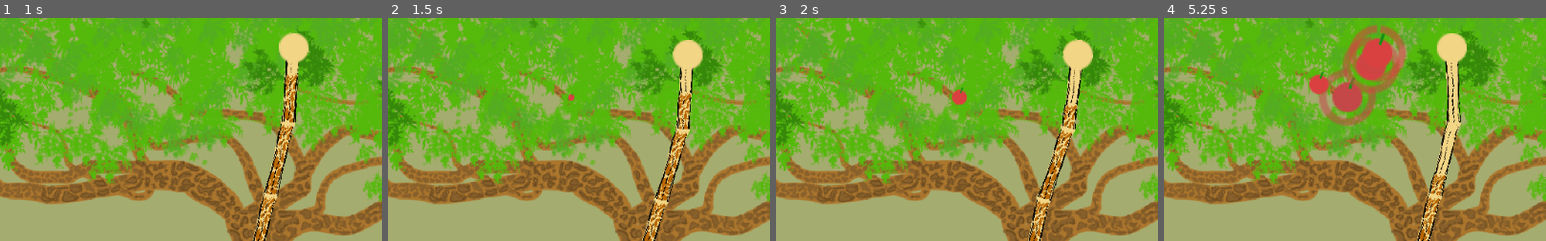
Above: before the commit, frames 1-4 (left to right).
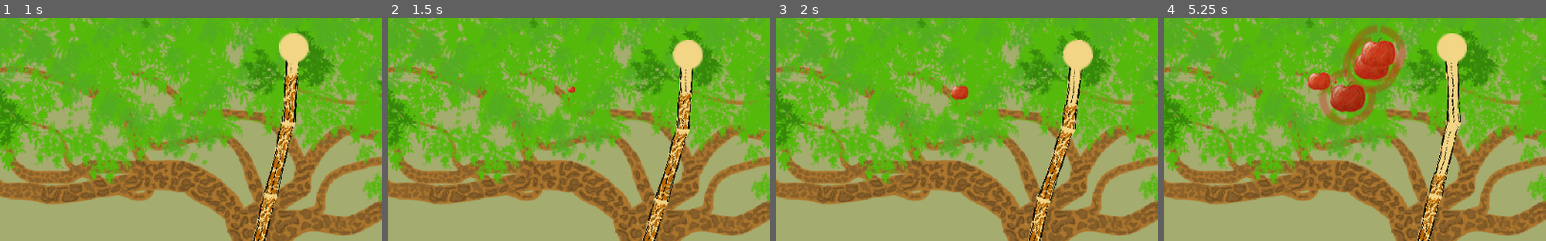
Above: after the commit, the same moments.

Repository: AnJ95/tectonicGiraffe
Game: Godot game, scene res://main/Main.tscn
Same seed, same stepped clock (60 frames per second), same inputs: the game is played once before the commit and once after it.
Inputs:
- Up to frame 1 (1 s): tap W (key_0) at 0.6 s
- Up to frame 2 (1.5 s): tap A (key_1) at 1.35 s
- Up to frame 3 (2 s): no input
- Up to frame 4 (5.25 s): tap one key every 0.75 s from 2.1 s: D (key_2) S (key_3) W (key_0) A (key_1) D (key_2)
The pictures show only the part of the screen within x 17-67%, y 16-66%; the shares and areas given below are measured in that part.

Frame 1 is identical in both runs. In frame 2, less than 0.1% of the frame differs, in the area x 47-49%, y 30-38%; in frame 3, 0.3%; in frame 4, 4.3%, in the area x 37-63%, y 3-48%.

Commit message:
Added Apple sprite into game

Diff:
--- a/fruit/Fruit.gd
+++ b/fruit/Fruit.gd
@@ -2,8 +2,8 @@
 
 export(Gradient) var rot_gradient:Gradient
 
-onready var modulator = $Modulator
-onready var progress = $Modulator/TextureProgress
+onready var sprite = $Sprite
+onready var progress = $TextureProgress
 onready var animationPlayer = $AnimationPlayer
 
 var is_grown = false
@@ -17,8 +17,7 @@
     progress.max_value = lifetime_max
     progress.step = lifetime_max / 100.0
 
-    $Modulator/circle.scale = Vector2(0,0)
-    $ColorRect.rect_scale = Vector2(0,0)
+    sprite.scale = Vector2(0,0)
 
     animationPlayer.connect("animation_finished", self, "done_growing")
     animationPlayer.play("grow")
@@ -36,7 +35,7 @@
     lifetime += delta
 
     progress.value = lifetime_max - lifetime
-    modulator.modulate = rot_gradient.interpolate(lifetime / lifetime_max)
+    sprite.modulate = rot_gradient.interpolate(lifetime / lifetime_max)
 
     if lifetime >= lifetime_max:
         get_tree().root.get_node("Main").emit_signal("fruit_collected", null)
--- a/fruit/Fruit.tscn
+++ b/fruit/Fruit.tscn
@@ -1,12 +1,12 @@
 [gd_scene load_steps=7 format=2]
 
 [ext_resource path="res://fruit/Fruit.gd" type="Script" id=1]
-[ext_resource path="res://assets/sprites/circle.png" type="Texture" id=2]
 [ext_resource path="res://assets/sprites/progress.png" type="Texture" id=3]
+[ext_resource path="res://assets/sprites/epfle.png" type="Texture" id=4]
 
 [sub_resource type="Gradient" id=2]
 offsets = PoolRealArray( 0, 0.533333, 1 )
-colors = PoolColorArray( 0.862745, 0.254902, 0.254902, 1, 0.601562, 0.337072, 0.337072, 1, 0.164062, 0.0756147, 0.0110717, 1 )
+colors = PoolColorArray( 1, 1, 1, 1, 0.621094, 0.502138, 0.415333, 1, 0.164062, 0.0756147, 0.0110717, 1 )
 
 [sub_resource type="CircleShape2D" id=1]
 
@@ -14,43 +14,23 @@
 resource_name = "grow"
 length = 2.0
 tracks/0/type = "bezier"
-tracks/0/path = NodePath("Modulator/circle:scale:x")
+tracks/0/path = NodePath("Sprite:scale:x")
 tracks/0/interp = 1
 tracks/0/loop_wrap = true
 tracks/0/imported = false
 tracks/0/enabled = true
 tracks/0/keys = {
-"points": PoolRealArray( 0, -0.25, 0, 0.25, 0, 1, -0.25, 0, 0.25, 0 ),
+"points": PoolRealArray( 0, -0.25, 0, 0.25, 0, 0.19, -0.25, 0, 0.25, 0 ),
 "times": PoolRealArray( 0, 2 )
 }
 tracks/1/type = "bezier"
-tracks/1/path = NodePath("Modulator/circle:scale:y")
+tracks/1/path = NodePath("Sprite:scale:y")
 tracks/1/interp = 1
 tracks/1/loop_wrap = true
 tracks/1/imported = false
 tracks/1/enabled = true
 tracks/1/keys = {
-"points": PoolRealArray( 0, -0.25, 0, 0.25, 0, 1, -0.25, 0, 0.25, 0 ),
-"times": PoolRealArray( 0, 2 )
-}
-tracks/2/type = "bezier"
-tracks/2/path = NodePath("ColorRect:rect_scale:x")
-tracks/2/interp = 1
-tracks/2/loop_wrap = true
-tracks/2/imported = false
-tracks/2/enabled = true
-tracks/2/keys = {
-"points": PoolRealArray( 0, -0.25, 0, 0.25, 0, 1, -0.25, 0, 0.25, 0 ),
-"times": PoolRealArray( 0, 2 )
-}
-tracks/3/type = "bezier"
-tracks/3/path = NodePath("ColorRect:rect_scale:y")
-tracks/3/interp = 1
-tracks/3/loop_wrap = true
-tracks/3/imported = false
-tracks/3/enabled = true
-tracks/3/keys = {
-"points": PoolRealArray( 0, -0.25, 0, 0.25, 0, 1, -0.25, 0, 0.25, 0 ),
+"points": PoolRealArray( 0, -0.25, 0, 0.25, 0, 0.19, -0.25, 0, 0.25, 0 ),
 "times": PoolRealArray( 0, 2 )
 }
 
@@ -60,14 +40,12 @@
 script = ExtResource( 1 )
 rot_gradient = SubResource( 2 )
 
-[node name="Modulator" type="Node2D" parent="."]
-modulate = Color( 0.862745, 0.254902, 0.254902, 1 )
-position = Vector2( -20, -20 )
-
-[node name="TextureProgress" type="TextureProgress" parent="Modulator"]
-modulate = Color( 1, 1, 1, 0.541176 )
-margin_right = 40.0
-margin_bottom = 40.0
+[node name="TextureProgress" type="TextureProgress" parent="."]
+modulate = Color( 0.823529, 0.129412, 0.0862745, 0.329412 )
+margin_left = -20.0
+margin_top = -20.0
+margin_right = 20.0
+margin_bottom = 20.0
 value = 90.0
 texture_progress = ExtResource( 3 )
 fill_mode = 5
@@ -75,21 +53,11 @@
 "_edit_use_anchors_": false
 }
 
-[node name="circle" type="Sprite" parent="Modulator"]
-position = Vector2( 20, 20 )
-texture = ExtResource( 2 )
-
-[node name="ColorRect" type="ColorRect" parent="."]
-margin_left = -1.5
-margin_top = -14.0
-margin_right = 0.5
-margin_bottom = -6.0
-rect_rotation = 19.6
-rect_pivot_offset = Vector2( 1.5, 14 )
-color = Color( 0.105882, 0.568627, 0.0901961, 1 )
-__meta__ = {
-"_edit_use_anchors_": false
-}
+[node name="Sprite" type="Sprite" parent="."]
+position = Vector2( -0.013, -6.72192 )
+scale = Vector2( 0.19, 0.19 )
+texture = ExtResource( 4 )
+offset = Vector2( 0, 30 )
 
 [node name="Area2D" type="Area2D" parent="."]
 visible = false
Not shown, added: assets/sprites/epfle.png.import
